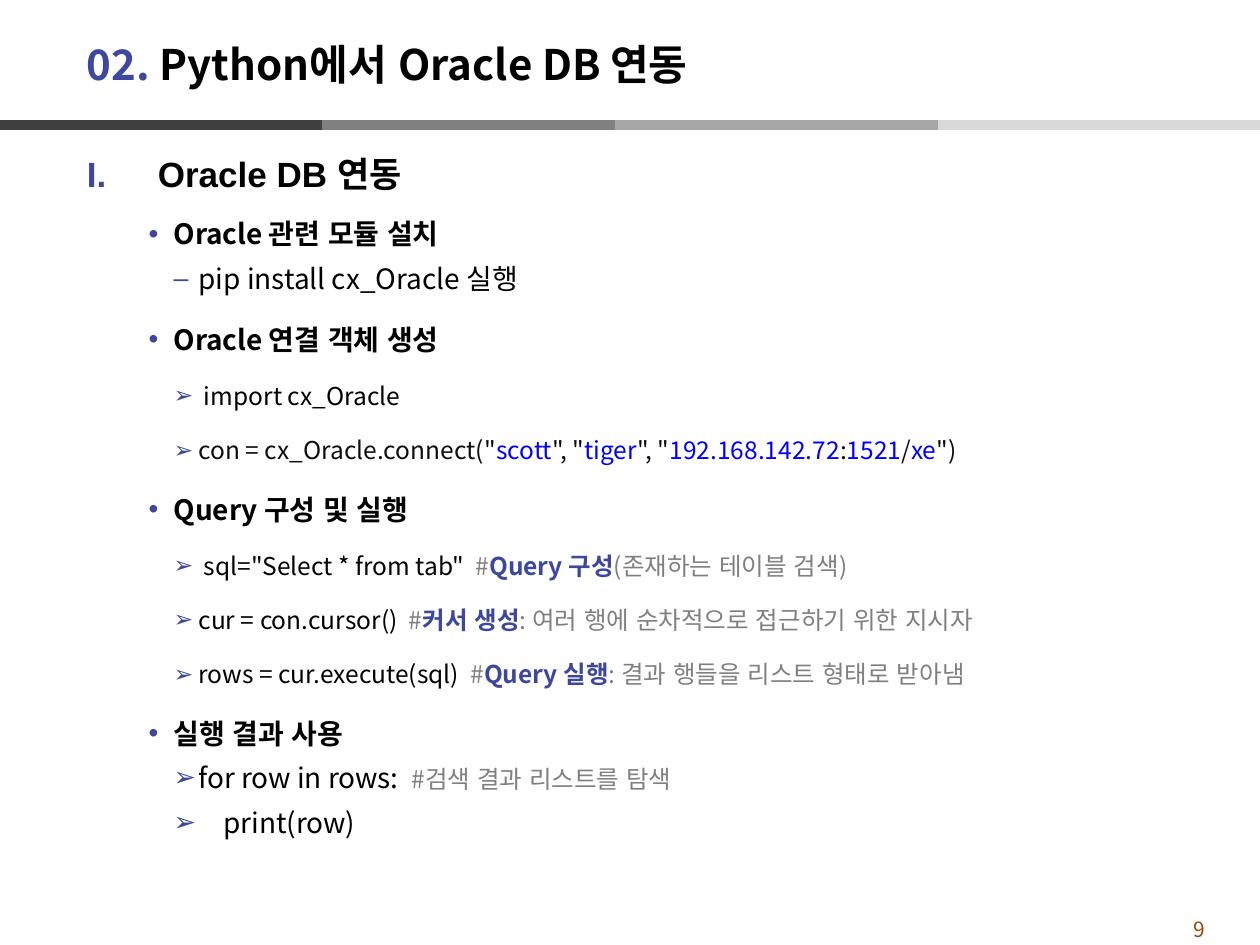
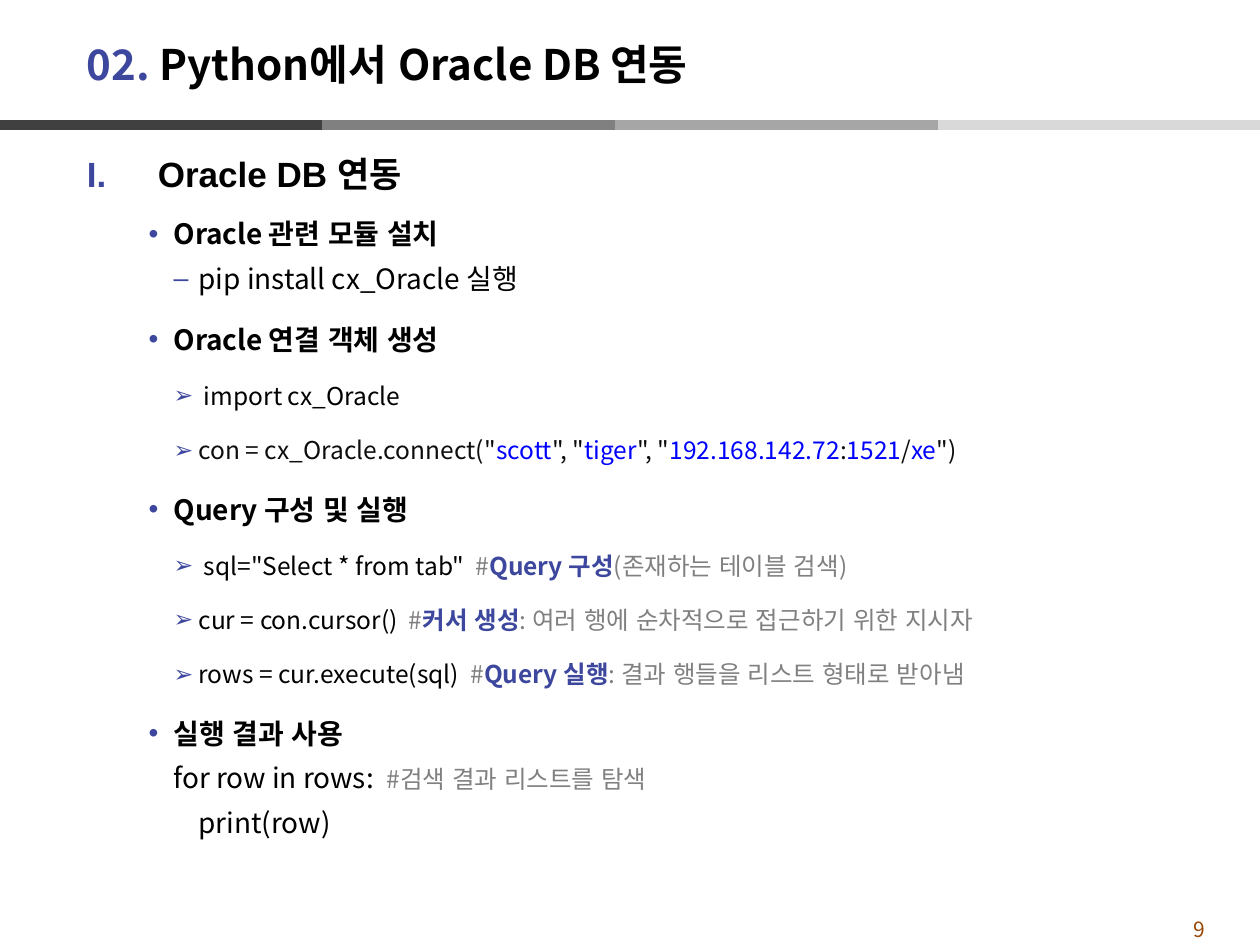
Before and after one commit to dndxor/BCPy, a slide deck: slide 9 of Ch14-Database연동.pptx. Drawn at 1260x945 pixels with LibreOffice and Linux fonts; fonts in the diff are those of the drawing. Boxes give left, top, right and bottom in pixels: in the first picture for what was removed or moved away, otherwise in the second. Text is boxed around its words. In the diff, an @@ line names an element or a change of style, - is before the commit and + after.

```diff
--- a/Ch14-Database연동.pptx
+++ b/Ch14-Database연동.pptx
@@ text at (x1=174, y1=765, x2=646, y2=840): bullet ➢ to none @@
```
Also in this commit, not shown: 11 other slides changed, 1 other file.
